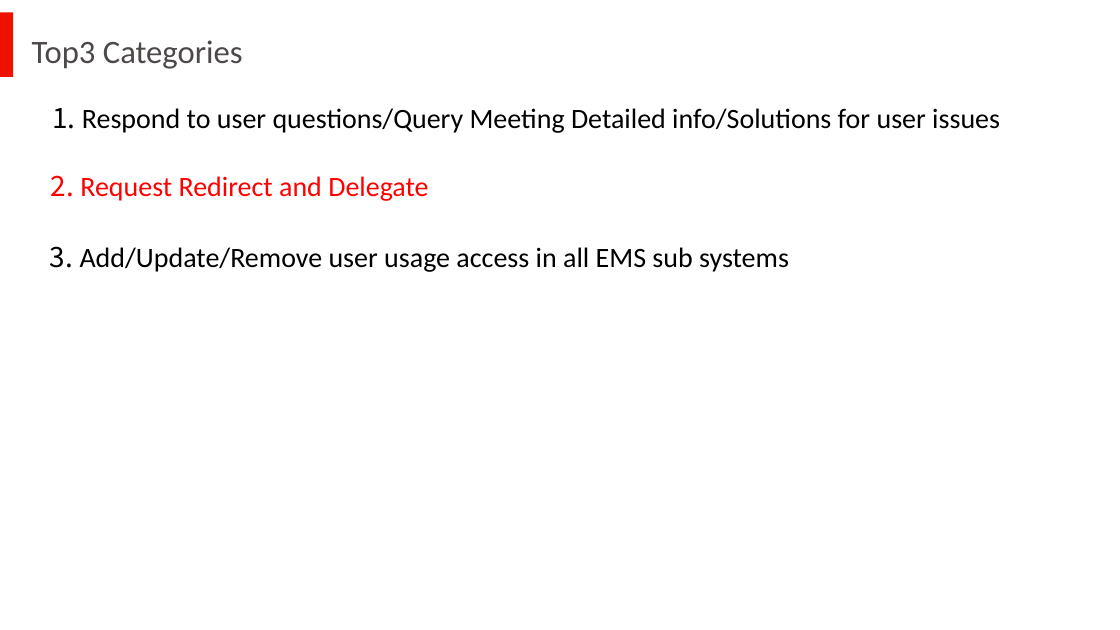
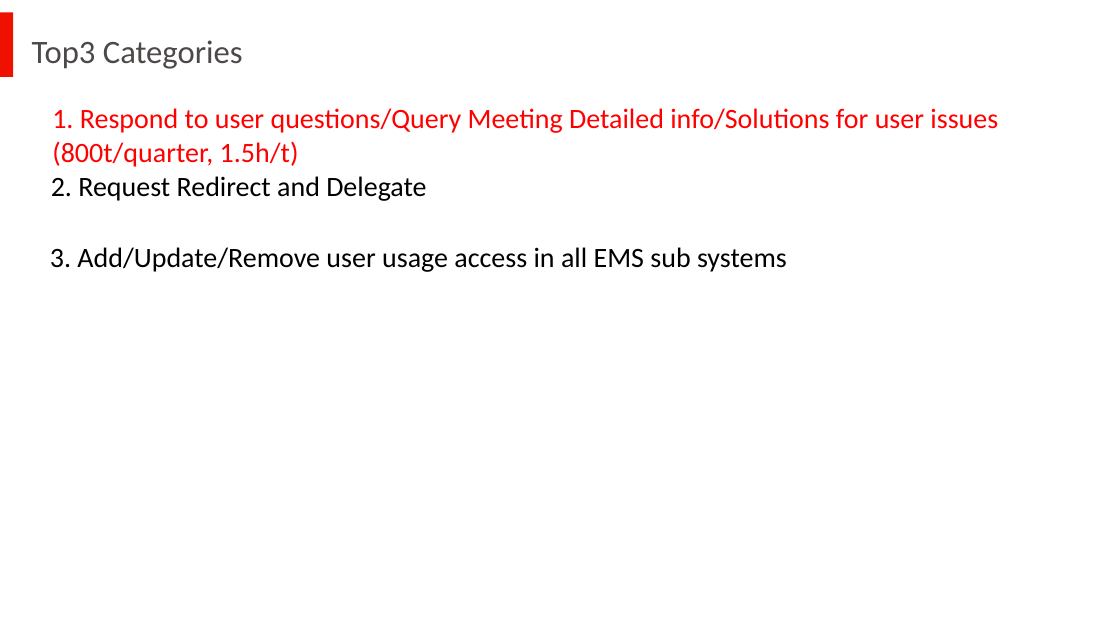
Before and after one commit to liliad1/takeda-doc, a slide deck: slide 2 of india/【K2 China】Automation UseCases-20200320-v0.5.pptx. Drawn at 1120x630 pixels with LibreOffice and Linux fonts; fonts in the diff are those of the drawing; background and template pictures are left out. Boxes give left, top, right and bottom in pixels: in the first picture for what was removed or moved away, otherwise in the second. Text is boxed around its words. In the diff, an @@ line names an element or a change of style, - is before the commit and + after.

```diff
--- a/india/【K2 China】Automation UseCases-20200320-v0.5.pptx
+++ b/india/【K2 China】Automation UseCases-20200320-v0.5.pptx
@@ text at (x1=52, y1=108, x2=998, y2=167): text changed; text colour #000000 to #FF0000 @@
-1. Respond to user questions/Query Meeting Detailed info/Solutions for user issues
+1. Respond to user questions/Query Meeting Detailed info/Solutions for user issues (800t/quarter, 1.5h/t)
@@ text "2. Request Redirect and Delegate" at (x1=51, y1=176, x2=426, y2=201): font Noto Sans CJK JP to Calibri in "2."; text colour #FF0000 to #000000 @@
@@ text "3. Add/Update/Remove user usage access ..." at (x1=50, y1=247, x2=787, y2=272): font Noto Sans CJK JP to Calibri in "3." @@
```
Also in this commit, not shown: 5 slides added, 2 other files.
